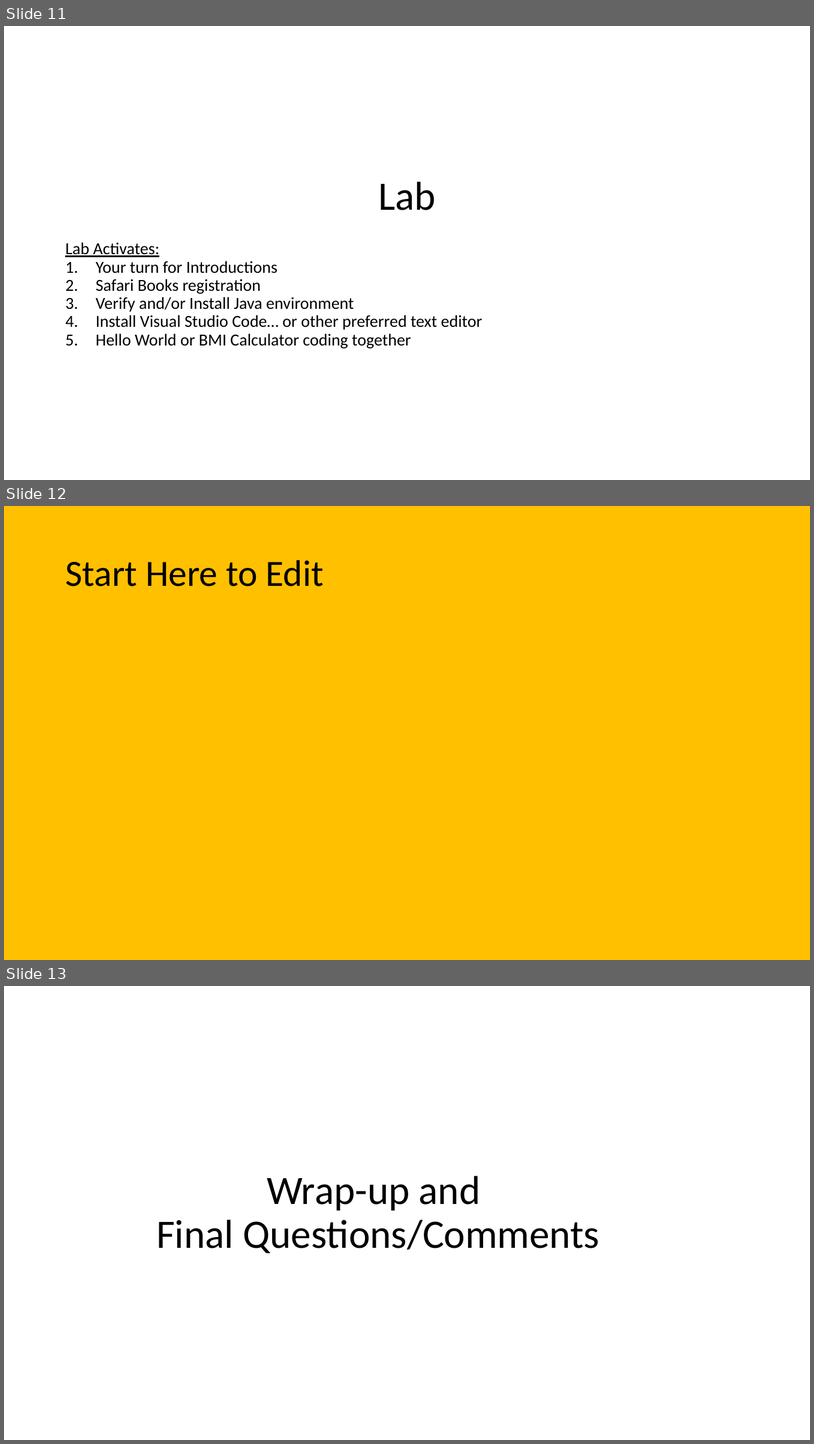
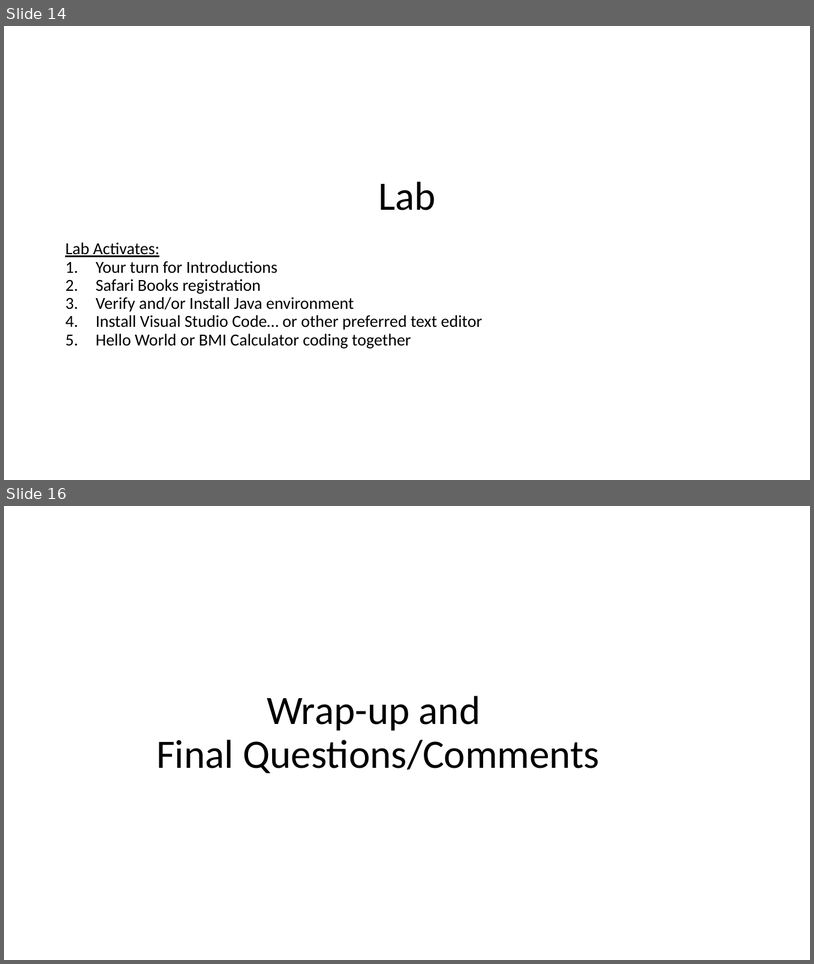
Before and after one commit to jamesbaptiste1/cpsc-24500-2019-01-spring-lt1, a slide deck: lecture-presentations/2019-01-15.pptx. Shown one above the other, each under a label of ours: slides 11, 12 and 13 before the commit, slides 14 and 16 after it; the slides between them are not shown. The pictures are 814x1444 and 814x964 pixels, drawn with LibreOffice and Linux fonts; fonts in the diff are those of the drawing. Boxes give left, top, right and bottom in pixels: in the first picture for what was removed or moved away, otherwise in the second. Text is boxed around its words. In the diff, an @@ line names an element or a change of style, - is before the commit and + after.

```diff
--- a/lecture-presentations/2019-01-15.pptx
+++ b/lecture-presentations/2019-01-15.pptx
@@ slide 12 removed at (4, 506, 810, 960), background #FFC000 @@
@@ title removed at (65, 560, 324, 586) @@
-Start Here to Edit
@@ what was slide 11 is now slide 14 @@
@@ what was slide 13 is now slide 16 @@
```
Also in this commit, not shown: 3 slides changed, 1 slide added, 18 other slides removed.
